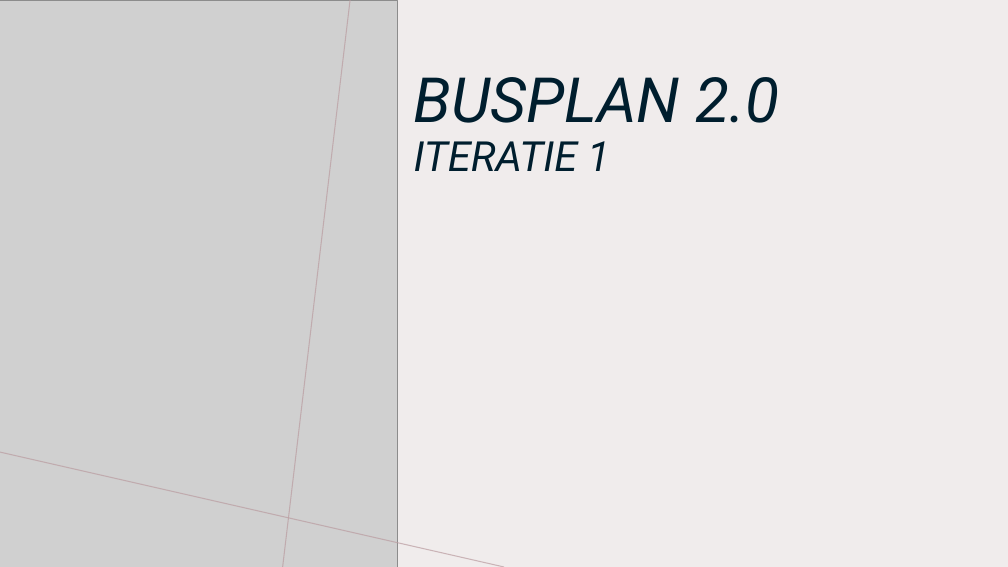
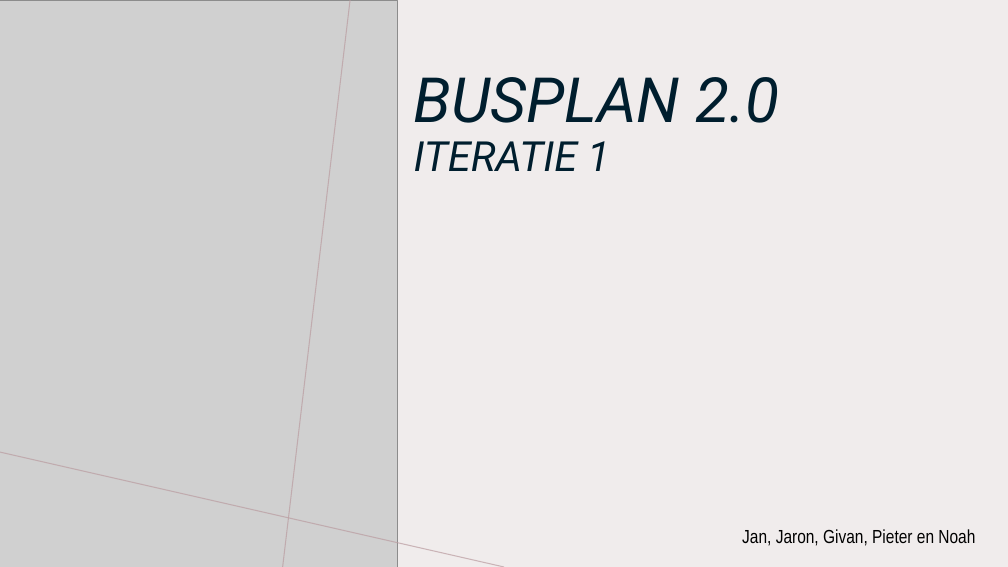
Before and after one commit to pietermn/BusPlan2Groep2, a slide deck: slide 1 of documentatie/Presentaties/Busplan Iteratie 1.pptx. Drawn at 1008x567 pixels with LibreOffice and Linux fonts; fonts in the diff are those of the drawing; grey boxes stand for pictures. Boxes give left, top, right and bottom in pixels: in the first picture for what was removed or moved away, otherwise in the second. Text is boxed around its words. In the diff, an @@ line names an element or a change of style, - is before the commit and + after.

```diff
--- a/documentatie/Presentaties/Busplan Iteratie 1.pptx
+++ b/documentatie/Presentaties/Busplan Iteratie 1.pptx
@@ text added at (742, 529, 975, 546), 18 pt, text #000000 @@
+Jan, Jaron, Givan, Pieter en Noah
```
Also in this commit, not shown: 1 other slide changed, 6 slides added, 2 slides removed, 31 other files.
